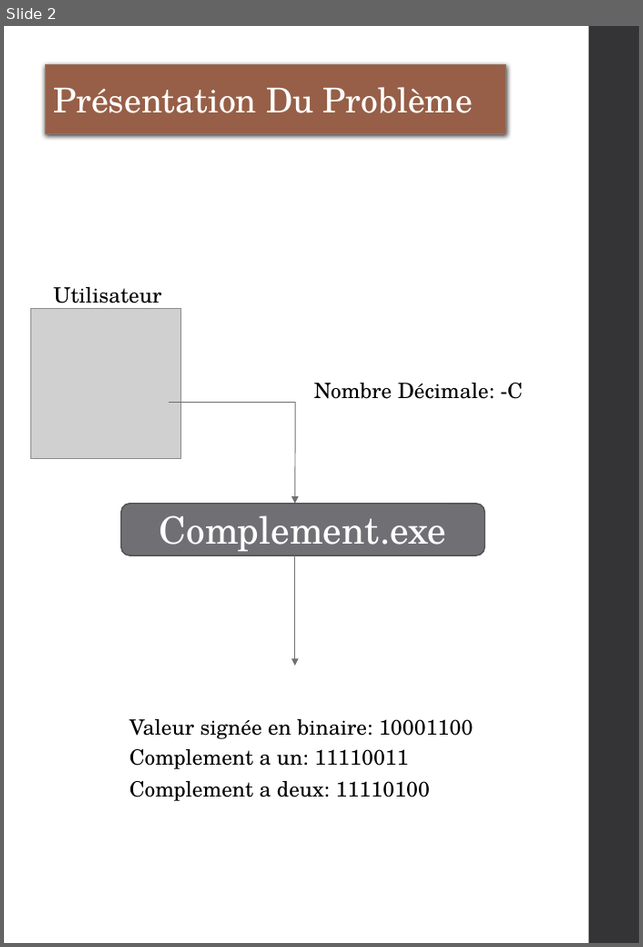
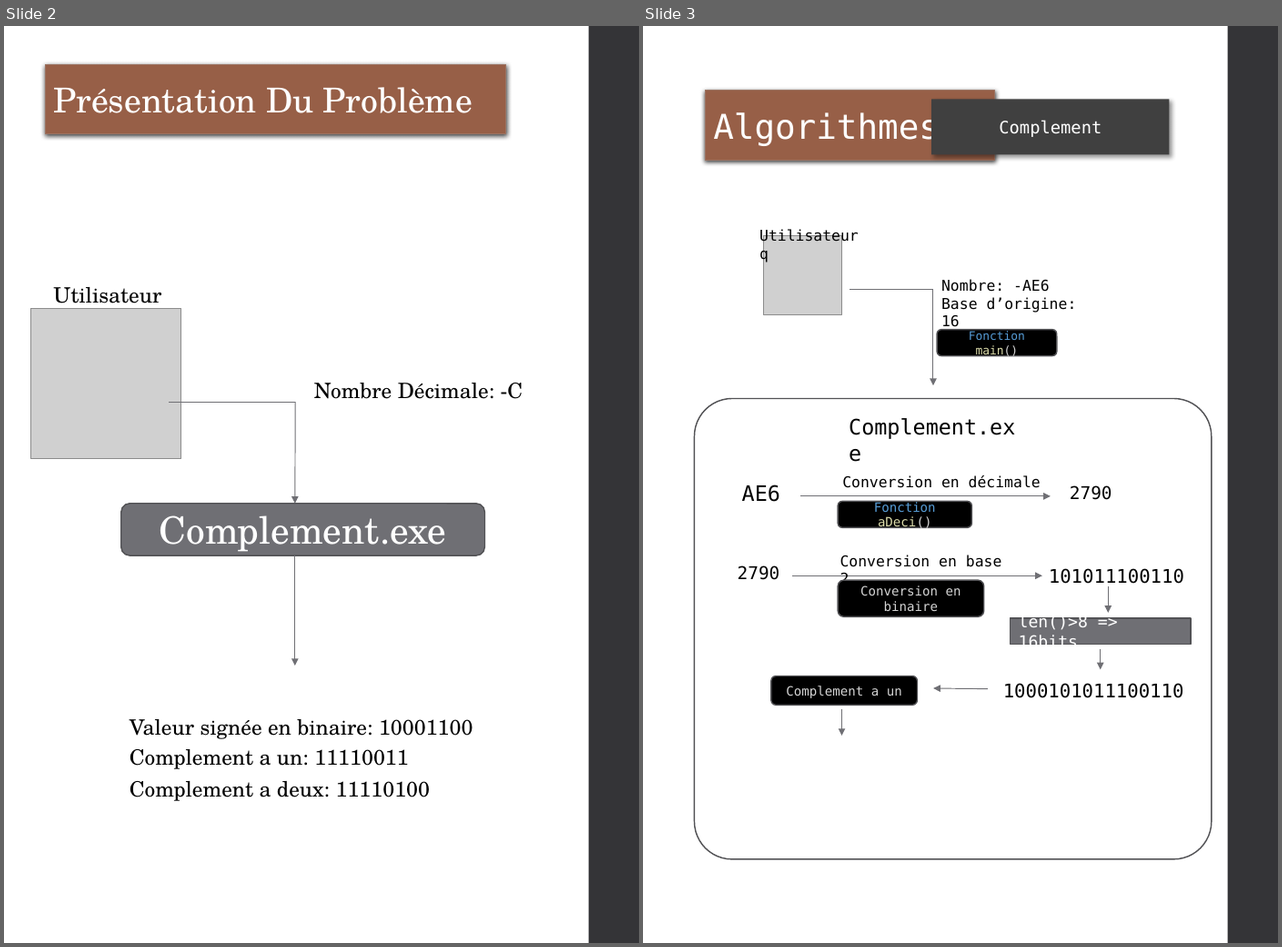
Before and after one commit to FaroukBel/Ones-Twos-Complement, a slide deck: Compte rendus/Complement.pptx. Shown side by side, each under a label of ours: slide 2 before the commit, slides 2 and 3 after it. The pictures are 643x947 and 1282x947 pixels, drawn with LibreOffice and Linux fonts; fonts in the diff are those of the drawing; grey boxes stand for pictures. Boxes give left, top, right and bottom in pixels: in the first picture for what was removed or moved away, otherwise in the second. Text is boxed around its words. In the diff, an @@ line names an element or a change of style, - is before the commit and + after.

```diff
--- a/Compte rendus/Complement.pptx
+++ b/Compte rendus/Complement.pptx
@@ slide 3 added at (x1=643, y1=26, x2=1278, y2=943), background #FFFFFF; not listed: 1 template element that a slide beside it also shows @@
@@ rectangle added at (x1=705, y1=91, x2=994, y2=160), fill #985F47, outline #9B7362 0.75 pt, 29 pt, text #FFFFFF @@
+Algorithmes
@@ rectangle added at (x1=931, y1=99, x2=1170, y2=154), fill #404040, 14.5 pt, text #FFFFFF @@
+Complement
@@ text added at (x1=751, y1=223, x2=869, y2=249), 12.7 pt, text #000000 @@
+Utilisateurq
@@ picture added at (x1=763, y1=236, x2=842, y2=314) @@
@@ line added from (850, 289) to (933, 289), #6F6F74 0.75 pt @@
@@ arrow added from (933, 289) to (933, 386), #6F6F74 0.75 pt @@
@@ text added at (x1=941, y1=279, x2=1077, y2=330), 12.7 pt, text #000000 @@
+Nombre: -AE6
+Base d’origine: 16
@@ rounded rectangle added at (x1=937, y1=330, x2=1057, y2=356), fill #000000, outline #525256 1.1 pt, 10 pt, text #569CD6 @@
+Fonction main()
@@ rounded rectangle added at (x1=695, y1=398, x2=1212, y2=860), fill #FFFFFF, outline #525256 1.1 pt @@
@@ text added at (x1=849, y1=418, x2=1015, y2=439), 18.1 pt, text #000000 @@
+  Complement.exe
@@ text added at (x1=742, y1=485, x2=780, y2=502), 18.1 pt, text #000000 @@
+AE6
@@ text added at (x1=842, y1=476, x2=1041, y2=488), 12.7 pt, text #000000 @@
+Conversion en décimale
@@ text added at (x1=1070, y1=486, x2=1113, y2=500), 15 pt, text #000000 @@
+2790
@@ arrow added from (800, 496) to (1051, 496), #6F6F74 0.75 pt @@
@@ rounded rectangle added at (x1=838, y1=501, x2=972, y2=527), fill #000000, outline #525256 1.1 pt, 10.9 pt, text #569CD6 @@
+Fonction aDeci()
@@ text added at (x1=738, y1=566, x2=780, y2=580), 15 pt, text #000000 @@
+2790
@@ text added at (x1=840, y1=555, x2=1002, y2=582), 12.7 pt, text #000000 @@
+Conversion en base 2
@@ text added at (x1=1049, y1=568, x2=1184, y2=587), 16 pt, text #000000 @@
+101011100110
@@ arrow added from (793, 576) to (1042, 576), #6F6F74 0.75 pt @@
@@ rounded rectangle added at (x1=838, y1=581, x2=984, y2=618), fill #000000, outline #525256 1.1 pt, 10.9 pt, text #D4D4D4 @@
+Conversion en binaire
@@ arrow added from (1108, 587) to (1108, 613), #6F6F74 0.75 pt @@
@@ rectangle added at (x1=1011, y1=618, x2=1191, y2=645), fill #6F6F74, outline #525256 1.1 pt, 14 pt, text #FFFFFF @@
+len()>8 => 16bits
@@ arrow added from (1101, 649) to (1101, 669), #6F6F74 0.75 pt @@
@@ rounded rectangle added at (x1=771, y1=677, x2=918, y2=705), fill #000000, outline #525256 1.1 pt, 10.9 pt, text #D4D4D4 @@
+Complement a un
@@ arrow added from (988, 689) to (933, 688), #6F6F74 0.75 pt @@
@@ text added at (x1=1003, y1=683, x2=1184, y2=698), 16 pt, text #000000 @@
+1000101011100110
@@ arrow added from (842, 709) to (842, 736), #6F6F74 0.75 pt @@
```
Also in this commit, not shown: 8 other files.
